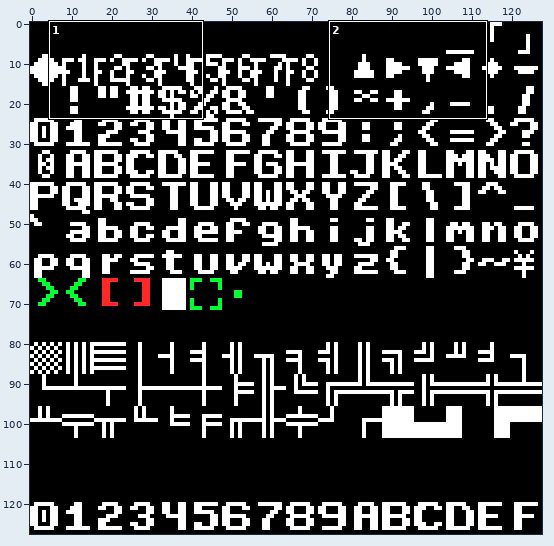
Two versions of one pixel-art file, images/font.aseprite. The picture above shows the old version from afar; the outline marks the close-up.
Close-up. As it was:
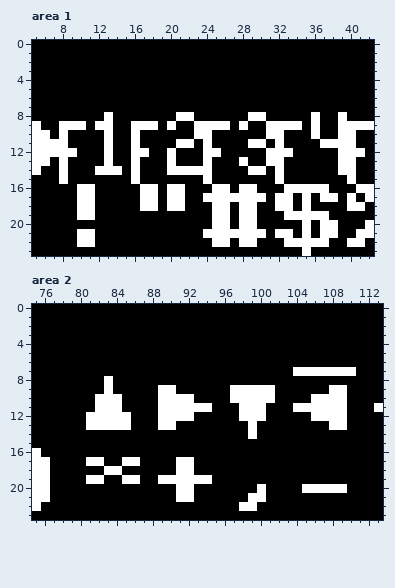
128x128 pixels, 1 frame. Shown: area 1: x 5..42, y 0..23; area 2: x 75..113, y 0..23.
After:
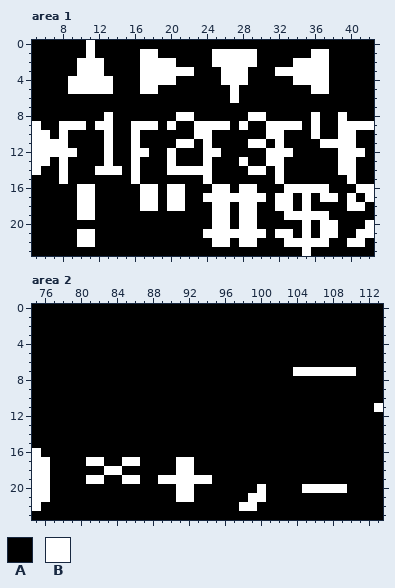
Palette (. is transparent): A #000000  B #ffffff
From old to new:
Area 1:
y 0: x 11 A -> B
y 1: x 11 A -> B; x 17..18 AA -> BB; x 25..29 AAAAA -> BBBBB; x 36..37 AA -> BB
y 2: x 10..12 AAA -> BBB; x 17..20 AAAA -> BBBB; x 25..29 AAAAA -> BBBBB; x 34..37 AAAA -> BBBB
y 3: x 10..12 AAA -> BBB; x 17..22 AAAAAA -> BBBBBB; x 26..28 AAA -> BBB; x 32..37 AAAAAA -> BBBBBB
y 4: x 9..13 AAAAA -> BBBBB; x 17..20 AAAA -> BBBB; x 26..28 AAA -> BBB; x 34..37 AAAA -> BBBB
y 5: x 9..13 AAAAA -> BBBBB; x 17..18 AA -> BB; x 27 A -> B; x 36..37 AA -> BB
y 6: x 27 A -> B
Area 2:
y 8: x 83 B -> A
y 9: x 83 B -> A; x 89..90 BB -> AA; x 97..101 BBBBB -> AAAAA; x 108..109 BB -> AA
y 10: x 82..84 BBB -> AAA; x 89..92 BBBB -> AAAA; x 97..101 BBBBB -> AAAAA; x 106..109 BBBB -> AAAA
y 11: x 82..84 BBB -> AAA; x 89..94 BBBBBB -> AAAAAA; x 98..100 BBB -> AAA; x 104..109 BBBBBB -> AAAAAA
y 12: x 81..85 BBBBB -> AAAAA; x 89..92 BBBB -> AAAA; x 98..100 BBB -> AAA; x 106..109 BBBB -> AAAA
y 13: x 81..85 BBBBB -> AAAAA; x 89..90 BB -> AA; x 99 B -> A; x 108..109 BB -> AA
y 14: x 99 B -> A
